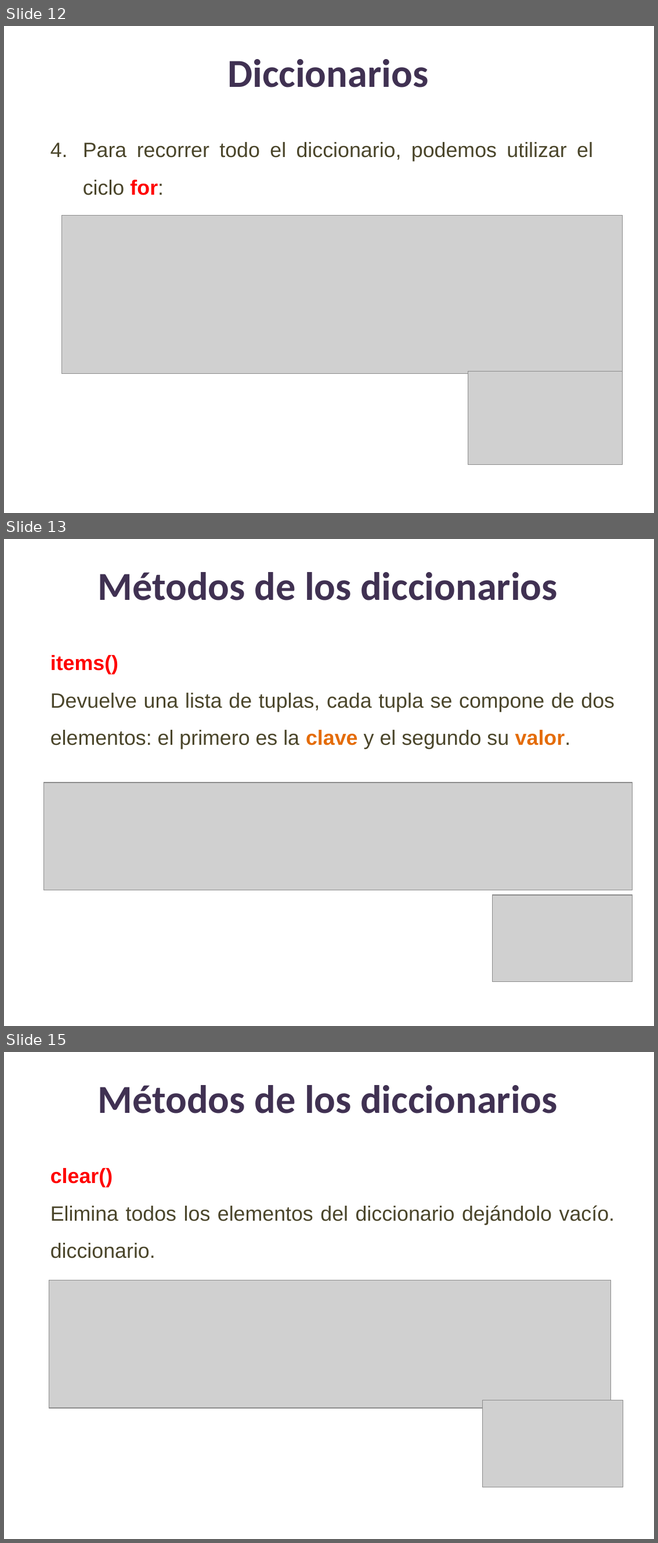
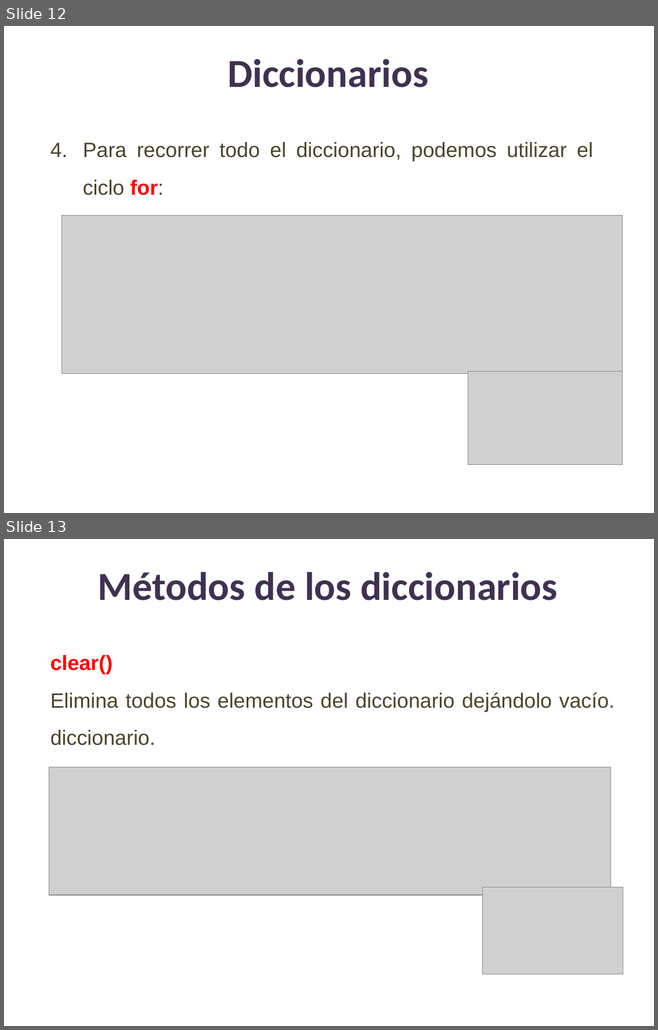
Before and after one commit to lizetheP/Analitica, a slide deck: Calendario2025/presentaciones/10_DiccionariosTuplas.pptx. Shown one above the other, each under a label of ours: slides 12, 13 and 15 before the commit, slides 12 and 13 after it; the slides between them are not shown. The pictures are 658x1543 and 658x1030 pixels, drawn with LibreOffice and Linux fonts; fonts in the diff are those of the drawing; grey boxes stand for pictures. Boxes give left, top, right and bottom in pixels: in the first picture for what was removed or moved away, otherwise in the second. Text is boxed around its words. In the diff, an @@ line names an element or a change of style, - is before the commit and + after.

```diff
--- a/Calendario2025/presentaciones/10_DiccionariosTuplas.pptx
+++ b/Calendario2025/presentaciones/10_DiccionariosTuplas.pptx
@@ slide 13 removed at (4,539,654,1026), background #FFFFFF @@
@@ text removed at (98,572,557,600) @@
-Métodos de los diccionarios
@@ text removed at (50,655,614,749) @@
-items()
-Devuelve una lista de tuplas, cada tupla se compone de dos elementos: el primero es la clave y el segundo su valor.
@@ picture removed at (43,783,632,890) @@
@@ picture removed at (492,895,632,982) @@
@@ what was slide 15 is now slide 13 @@
```
Also in this commit, not shown: 1 other slide removed, 4 other files.
